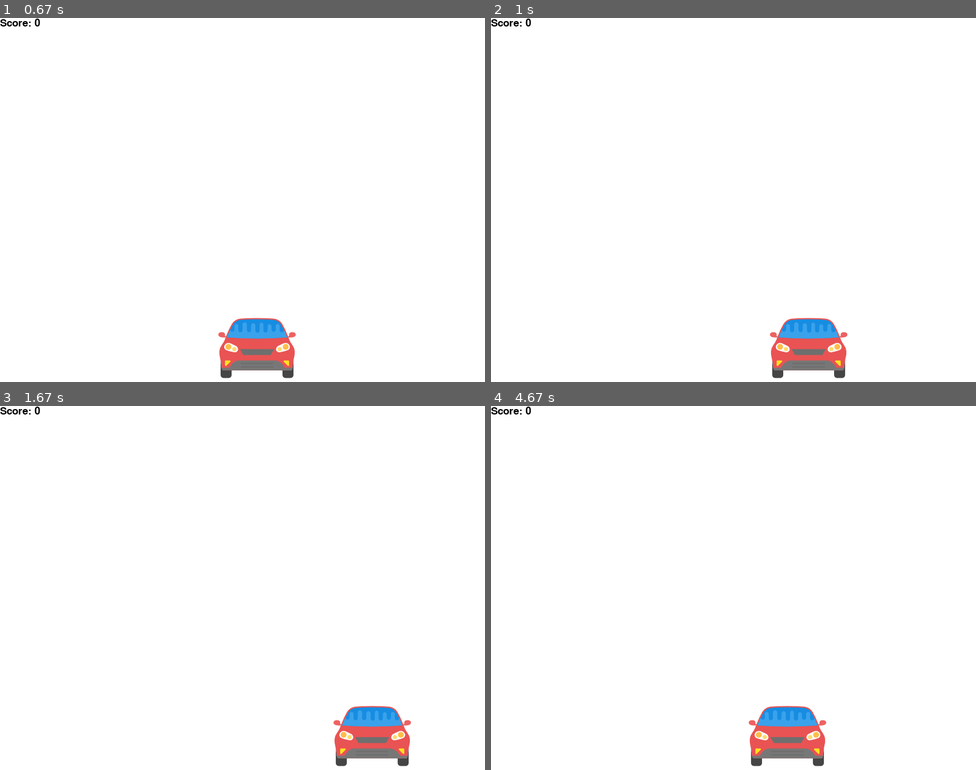
Above: before the commit, frames 1-4 (two rows, left to right).
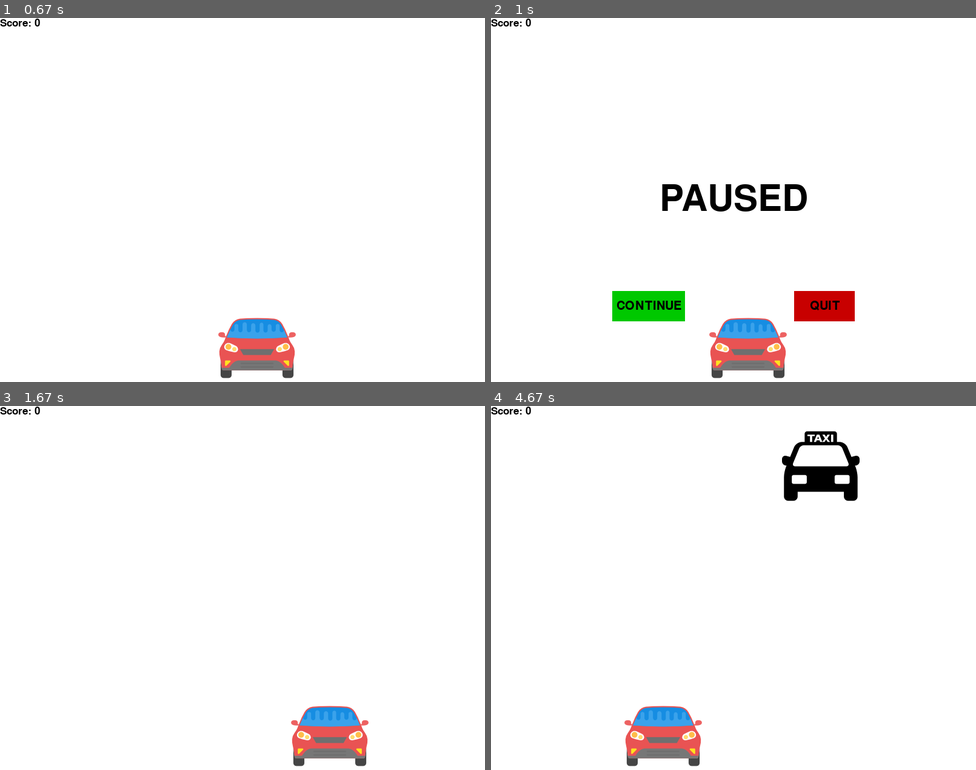
Above: after the commit, the same moments.

Repository: gaurav613/Pygames
Game: pygame game, started from CarRacing/main.py
Two runs of this game, one before a commit and one after it. Both use one fixed random seed, a clock stepped at 60 frames per second and the inputs below.
Inputs (mouse positions are in pixels of both pictures, inside the frame that each line leads up to):
- Up to frame 1 (0.67 s): press the mouse at (150, 305) at 0.37 s; move the mouse to (223, 294) at 0.47 s; release the mouse at (291, 280) at 0.6 s
- Up to frame 2 (1 s): hold P from 0.67 s (still down); hold Right from 0.67 s (still down); move the mouse to (583, 145) at 0.7 s
- Up to frame 3 (1.67 s): release P at 1.13 s; release Right at 1.13 s; press the mouse at (155, 693) at 1.2 s; move the mouse to (140, 606) at 1.3 s; release the mouse at (126, 515) at 1.43 s; hold Right from 1.5 s (still down); move the mouse to (218, 682) at 1.53 s
- Up to frame 4 (4.67 s): release Right at 1.97 s; hold Right 2-2.47 s; press the mouse at (646, 693) at 2.53 s; move the mouse to (665, 668) at 2.63 s; release the mouse at (685, 646) at 2.77 s; hold Left 2.83-3.37 s; hold Left 3.4-3.8 s; hold Right 3.83-4.47 s; hold Left from 4.5 s (still down)

Frame 1 is identical in both runs. In frame 2, 7.1% of the frame differs, in the area x 25-75%, y 45-99%; in frame 3, 3.0%; in frame 4, 5.6%.

Commit message:
adding pause/game end screens

Diff:
--- a/CarRacing/main.py
+++ b/CarRacing/main.py
@@ -27,6 +27,7 @@
 taxiImg = pygame.image.load("Images/frontal-taxi-cab.png")
 
 clock = pygame.time.Clock() #timing for game
+pause = True
 
 #method to draw a block which will act as an obstacle
 def things(x,y,w,h):
@@ -50,9 +51,22 @@
     time.sleep(2)
     game_loop()
 
-
+#display message and buttons to start over/quit
 def crash():
-    message_display('YoU cRaShEd! GaMe OvEr')
+    TextSurf, TextRect = text_objects("GAME OVER!", largeText)
+    TextRect.center = ((display_width/2),(display_height/2))
+    gameDisplay.blit(TextSurf, TextRect)
+    while True:
+        for event in pygame.event.get():
+            if event.type==pygame.QUIT:
+                pygame.quit()
+                quit()
+
+
+        button("PLAY AGAIN",200,450,120,50,GREEN,LIGHT_GREEN,"play")
+        button("QUIT",500,450,100,50,RED,LIGHT_RED,"quit")
+        pygame.display.update()
+        clock.tick(15)
 
 #method to display button with clicking
 def button(message, x, y, w, h, inactive, active, action = "None"):
@@ -69,6 +83,8 @@
             elif action == "quit":
                 pygame.quit()
                 quit()
+            elif action=="unpause":
+                CONTINUE()
 
 
     else:
@@ -84,6 +100,29 @@
     font = pygame.font.SysFont(None,25)
     text =  font.render("Score: "+ str(score), True, BLACK)
     gameDisplay.blit(text,(0,0))
+
+#changing pause to false when continue
+def CONTINUE():
+    global pause
+    pause = False
+
+#pause screen
+def isPaused():
+
+    TextSurf, TextRect = text_objects("PAUSED", largeText)
+    TextRect.center = ((display_width/2),(display_height/2))
+    gameDisplay.blit(TextSurf, TextRect)
+    while pause:
+        for event in pygame.event.get():
+            if event.type==pygame.QUIT:
+                pygame.quit()
+                quit()
+
+        button("CONTINUE",200,450,120,50,GREEN,LIGHT_GREEN,"unpause")
+        button("QUIT",500,450,100,50,RED,LIGHT_RED,"quit")
+        pygame.display.update()
+        clock.tick(15)
+
 
 #load a start screen
 def game_intro():
@@ -123,6 +162,8 @@
     thing_count = 1
     score = 0 #starting score is zero
 
+    global pause
+
     #the game is about not crashing into another object- so a crash variable is used to end the game
     isCrashed = False
     gameExit = False
@@ -139,6 +180,9 @@
                     x_change = -5
                 if event.key == pygame.K_RIGHT:
                     x_change = 5
+                if event.key == pygame.K_p:
+                    pause = True
+                    isPaused()
 
             #when key is released, there must be no change in position
             if event.type == pygame.KEYUP:
